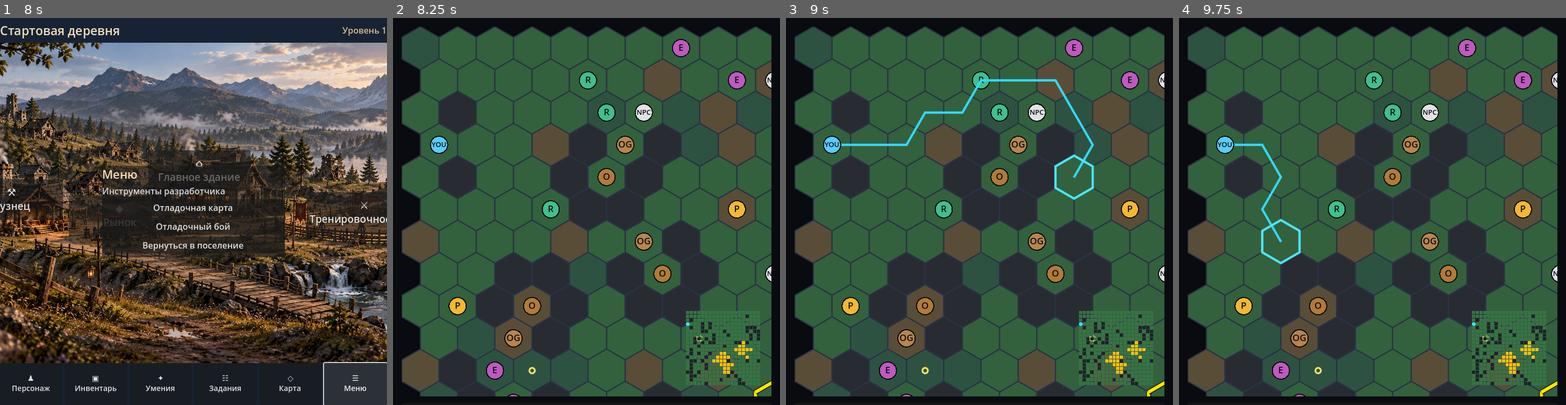
Above: before the commit, frames 1-4 (left to right).
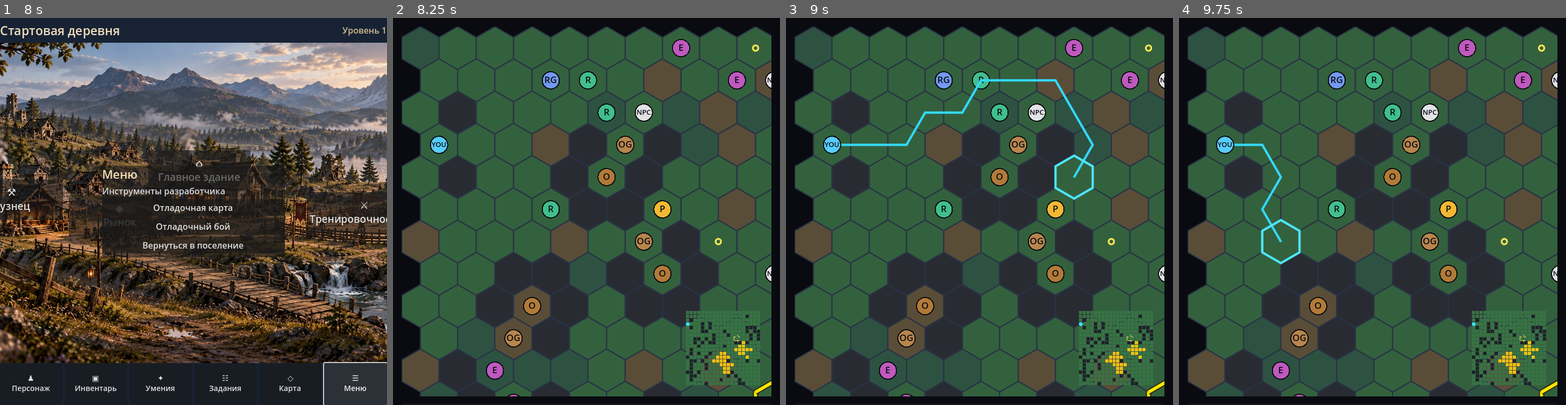
Above: after the commit, the same moments.

Repository: Archoniou1987/Battle-of-Artheon
Game: Godot game, scene res://scenes/main/main.tscn
Two runs of this game, one before a commit and one after it. Both use one fixed random seed, a clock stepped at 60 frames per second and the inputs below.
Inputs (mouse positions are in pixels of both pictures, inside the frame that each line leads up to):
- Up to frame 1 (8 s): click "⚒ Кузнец" at 0.5 s; click "◆ Рынок" at 1.25 s; click "⌂ Главное здание" at 2 s; click "⚔ Тренировочное поле" at 2.75 s; click "♟ Персонаж" at 3.5 s; click "▣ Инвентарь" at 4.25 s; click "✦ Умения" at 5 s; click "☷ Задания" at 5.75 s; click "◇ Карта" at 6.5 s; click "☰ Меню" at 7.25 s
- Up to frame 2 (8.25 s): click "Отладочная карта" at 8 s
- Up to frame 3 (9 s): tap Enter at 8.75 s; move the mouse to (1064, 192) at 8.77 s; click (1064, 192) at 8.92 s
- Up to frame 4 (9.75 s): tap Space at 9.5 s; drag from (1295, 230) to (1353, 288) at 9.52 s

Frame 1 is identical in both runs. In frame 2, 0.8% of the frame differs, in the area x 14-95%, y 6-93%; in frame 3, 0.8%; in frame 4, 0.8%.

Commit message:
Scale thematic NPC density by region difficulty and attach loot quality metadata

Diff:
--- a/core/map/location_generator.gd
+++ b/core/map/location_generator.gd
@@ -169,7 +169,8 @@
 		if available.is_empty():
 			continue
 		_shuffle_cells(available,rng)
-		var target_count:=maxi(3,roundi(float(available.size())*REGION_NPC_DENSITY))
+		var target_count:=maxi(3,roundi(float(available.size())*REGION_NPC_DENSITY*float(region["npc_density_multiplier"])))
+		var max_per_hex:int=int(region["max_npcs_per_hex"])
 		var placed:=0
 		var per_cell:Dictionary={}
 		var placement_attempts:=0
@@ -177,7 +178,7 @@
 			placement_attempts+=1
 			var npc_pos:Vector2i=available[rng.randi_range(0,available.size()-1)]
 			var occupancy:int=int(per_cell.get(npc_pos,0))
-			if occupancy>=REGION_MAX_NPCS_PER_HEX:
+			if occupancy>=mini(REGION_MAX_NPCS_PER_HEX,max_per_hex):
 				continue
 			if occupancy>0 and rng.randf()>REGION_STACK_CHANCE:
 				continue
@@ -186,7 +187,7 @@
 			var entity_id:="GEN_REGION_NPC_%s_%02d"%[str(region["region_id"]),placed]
 			if map.place_entity(entity_id,npc_pos):
 				per_cell[npc_pos]=occupancy+1
-				region_npcs.append({"entity_id":entity_id,"region_id":region["region_id"],"region_type":region["region_type"],"pos":npc_pos})
+				region_npcs.append({"entity_id":entity_id,"region_id":region["region_id"],"region_type":region["region_type"],"difficulty_tier":region["difficulty_tier"],"npc_power_multiplier":region["npc_power_multiplier"],"pos":npc_pos})
 				placed+=1
 	var region_objects:Array[Dictionary]=[]
 	var kinds:Dictionary={"bandit_camp":"tent","graveyard":"grave","beast_den":"bones","ruins":"relic"}
@@ -200,7 +201,7 @@
 			var object_id:="GEN_REGION_PROP_%s_%02d"%[str(region["region_id"]),j]
 			var prop_pos:Vector2i=choices[j]
 			if map.add_object(object_id,prop_pos):
-				region_objects.append({"object_id":object_id,"region_id":region["region_id"],"region_type":region["region_type"],"kind":kinds.get(region["region_type"],"relic"),"pos":prop_pos})
+				region_objects.append({"object_id":object_id,"region_id":region["region_id"],"region_type":region["region_type"],"kind":kinds.get(region["region_type"],"relic"),"difficulty_tier":region["difficulty_tier"],"loot_quality_multiplier":region["loot_quality_multiplier"],"pos":prop_pos})
 	var encounter_service:=HexEncounterService.new()
 	for i in range(encounter_cells.size()):
 		var encounter:=HexEncounter.new("GEN_ENCOUNTER_%02d"%i,HexEncounter.TRIGGER_ENTER,"damage",{"amount":1},true)
